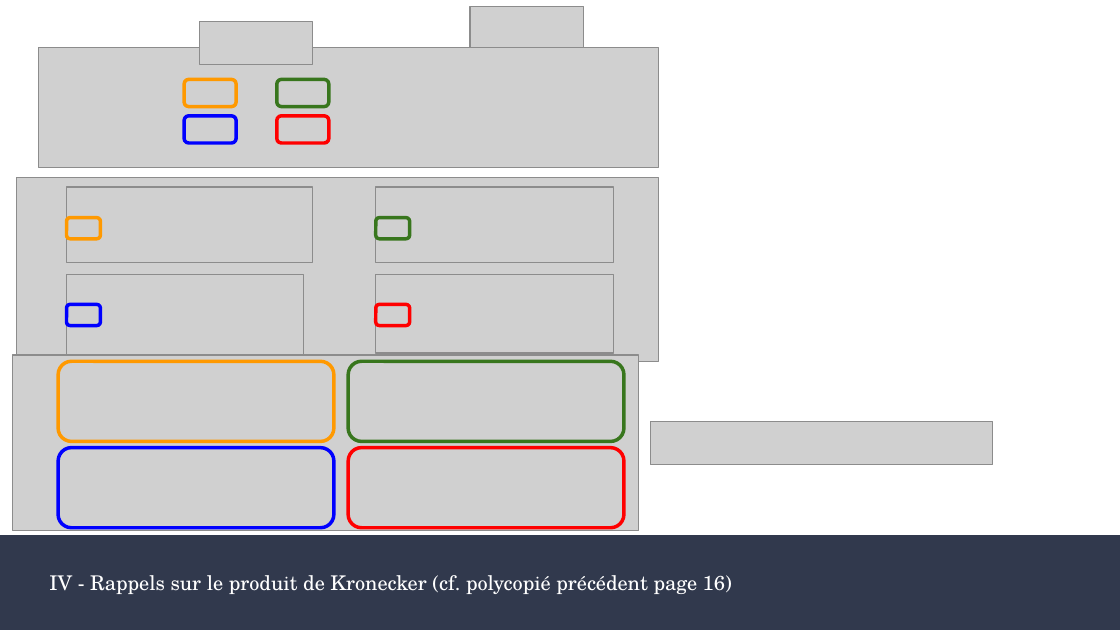
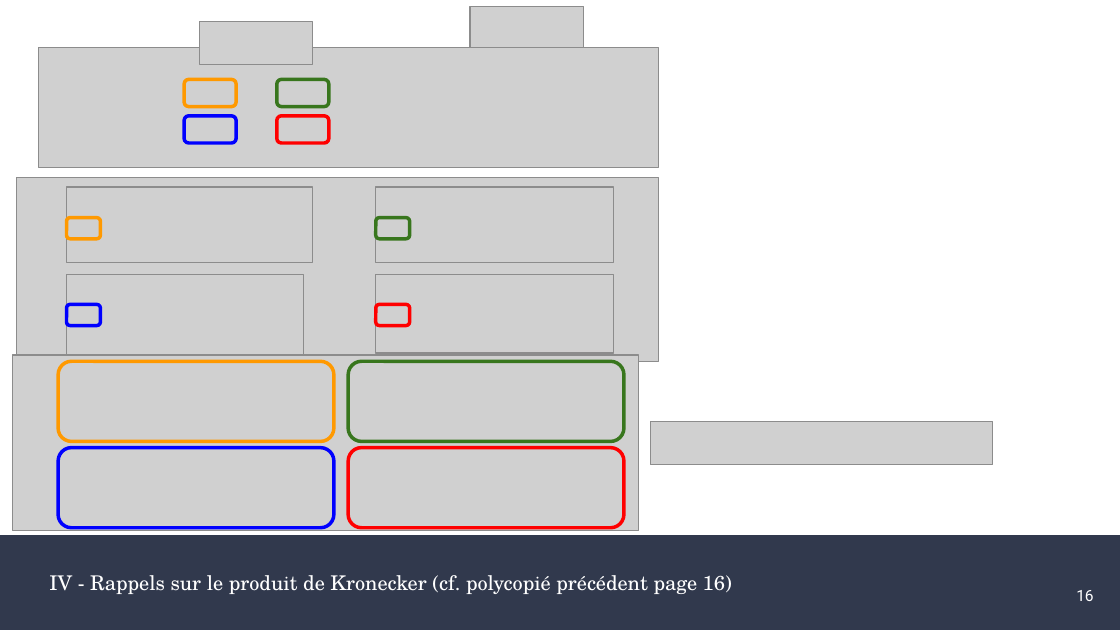
Before and after one commit to MightyGoldenOctopus/QCOMP, a slide deck: slide 16 of Slides/pptx/qc102.pptx. Drawn at 1120x630 pixels with LibreOffice and Linux fonts; fonts in the diff are those of the drawing; grey boxes stand for pictures. Boxes give left, top, right and bottom in pixels: in the first picture for what was removed or moved away, otherwise in the second. Text is boxed around its words. In the diff, an @@ line names an element or a change of style, - is before the commit and + after.

```diff
--- a/Slides/pptx/qc102.pptx
+++ b/Slides/pptx/qc102.pptx
@@ page number added at box(1076, 590, 1093, 601), 10 pt, text #FFFFFF @@
+16
```
Also in this commit, not shown: 16 other slides changed, 1 other file.
